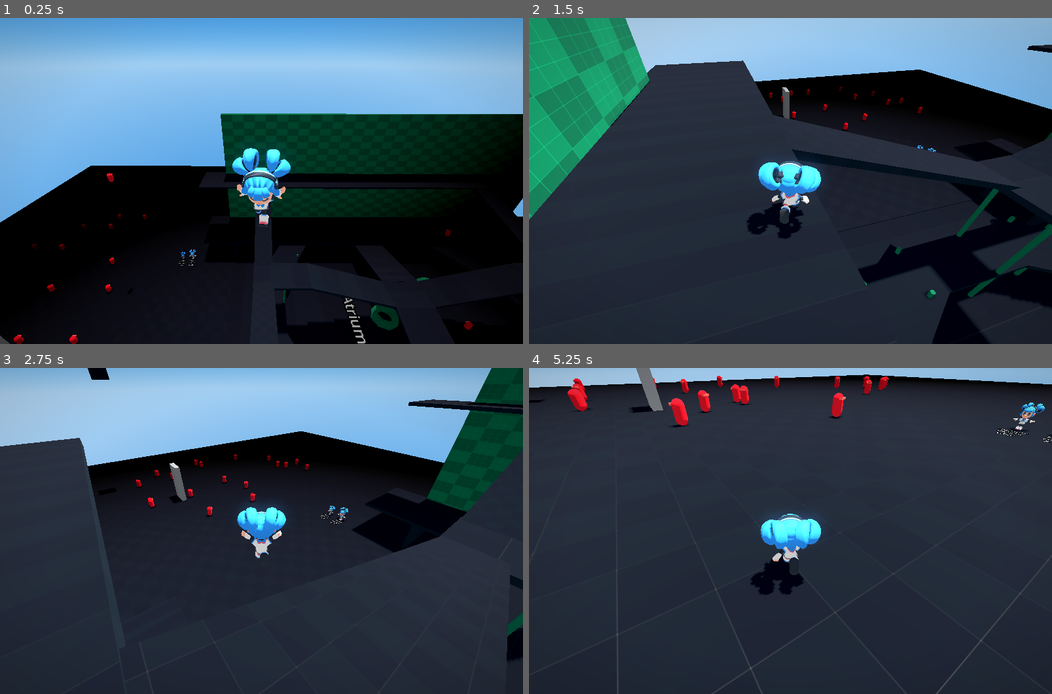
Above: before the commit, frames 1-4 (two rows, left to right).
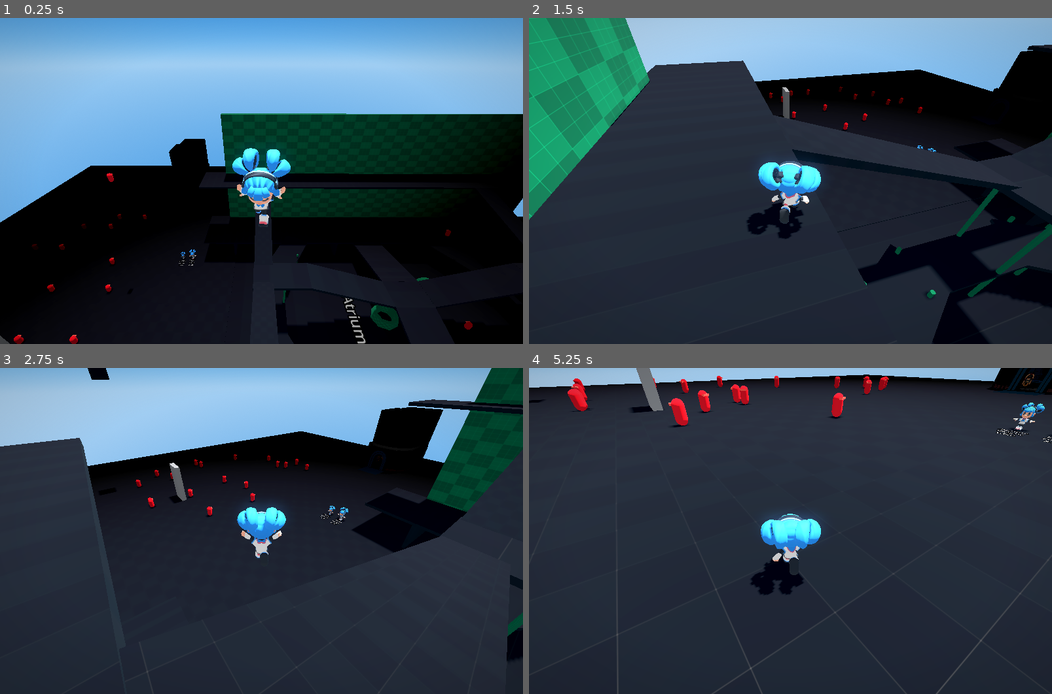
Above: after the commit, the same moments.

Repository: jake6724/no_poly_jam
Game: Godot game, scene res://scenes/TestLevel.tscn
Same seed, same stepped clock (60 frames per second), same inputs: the game is played once before the commit and once after it.
Inputs (mouse positions are in pixels of both pictures, inside the frame that each line leads up to):
- Up to frame 1 (0.25 s): no input
- Up to frame 2 (1.5 s): move the mouse to (905, 164) at 0.52 s; hold D (move_right) 0.53-1.28 s; click (905, 164) at 0.6 s; tap Space (jump) at 0.77 s; move the mouse to (764, 181) at 1.27 s; hold W (move_up) from 1.28 s (still down); right-click (764, 181) at 1.35 s
- Up to frame 3 (2.75 s): keep holding W (move_up); tap Space (jump) at 1.52 s; move the mouse to (271, 524) at 2.02 s; tap Mouse wheel down (scroll_down) at 2.1 s
- Up to frame 4 (5.25 s): keep holding W (move_up); move the mouse to (785, 537) at 2.77 s; tap Mouse wheel up (scroll_up) at 2.85 s; tap Space (jump) at 3.02, 3.77, 4.52 s; move the mouse to (827, 534) at 3.52 s; tap Shift (sprint) at 3.6 s; move the mouse to (748, 527) at 4.27 s; click (748, 527) at 4.35 s; move the mouse to (795, 531) at 5.02 s; right-click (795, 531) at 5.1 s

The runs differ from the first frame. In frame 1, 0.5% of the frame differs, in the area x 32-41%, y 37-46%; in frame 2, 1.3%; in frame 3, 1.5%, in the area x 70-85%, y 12-29%; in frame 4, 0.6%.

Commit message:
Add church to test level (wip)

Diff:
--- /dev/null
+++ b/assets/environment/environment.tres
@@ -0,0 +1,24 @@
+[gd_resource type="ShaderMaterial" load_steps=3 format=3 uid="uid://cjsnejeqav5af"]
+
+[ext_resource type="Shader" uid="uid://dq1q54c6ata4c" path="res://materials/flexible_toon_shader/flexible_toon.gdshader" id="1_j8x7e"]
+[ext_resource type="Texture2D" uid="uid://bonlq6aua0u45" path="res://assets/environment/TEX_Environment.png" id="2_1gg3i"]
+
+[resource]
+render_priority = 0
+shader = ExtResource("1_j8x7e")
+shader_parameter/albedo = Color(1, 1, 1, 1)
+shader_parameter/albedo_texture = ExtResource("2_1gg3i")
+shader_parameter/clamp_diffuse_to_max = false
+shader_parameter/cuts = 3
+shader_parameter/wrap = 0.0
+shader_parameter/steepness = 1.0
+shader_parameter/use_attenuation = true
+shader_parameter/use_specular = true
+shader_parameter/specular_strength = 1.0
+shader_parameter/specular_shininess = 16.0
+shader_parameter/use_rim = true
+shader_parameter/rim_width = 8.0
+shader_parameter/rim_color = Color(1, 1, 1, 1)
+shader_parameter/use_ramp = false
+shader_parameter/use_borders = false
+shader_parameter/border_width = 0.01
--- a/scenes/TestLevel.tscn
+++ b/scenes/TestLevel.tscn
@@ -7,6 +7,7 @@
 [ext_resource type="Script" uid="uid://csqil2ksl4gs2" path="res://scripts/enemies/zombie_spawner.gd" id="5_8xg12"]
 [ext_resource type="PackedScene" uid="uid://16iu10wxub40" path="res://assets/sophia_model/sophia.glb" id="6_5n3yh"]
 [ext_resource type="Shader" uid="uid://c3oadbjlo7ac2" path="res://materials/vignette.gdshader" id="7_0n17k"]
+[ext_resource type="PackedScene" uid="uid://chpxk1c6bnokl" path="res://assets/environment/church/env_church.glb" id="8_g3y3g"]
 
 [sub_resource type="NavigationMesh" id="NavigationMesh_df0lk"]
 vertices = PackedVector3Array(38.79377, 0.9670639, -29.60537, 41.54377, 0.9670639, -29.60537, 41.54377, 0.9670639, -73. …(17784 unchanged characters)…
@@ -738,3 +739,6 @@
 grow_vertical = 2
 mouse_filter = 2
 color = Color(0, 0, 0, 1)
+
+[node name="env_church" parent="." instance=ExtResource("8_g3y3g")]
+transform = Transform3D(1, 0, 0, 0, 1, 0, 0, 0, 1, 17, 0.5079081, -64)
Binary file added: assets/environment/TEX_Environment.png
Not shown, added: assets/environment/TEX_Environment.png.import
Binary file added: assets/environment/church/env_church.glb
Not shown, added: assets/environment/church/env_church.glb.import
Binary file added: assets/environment/church/env_church_TEX_Environment.png
Not shown, added: assets/environment/church/env_church_TEX_Environment.png.import
Not shown: 1 places in scenes/TestLevel.tscn that only renumber resources
